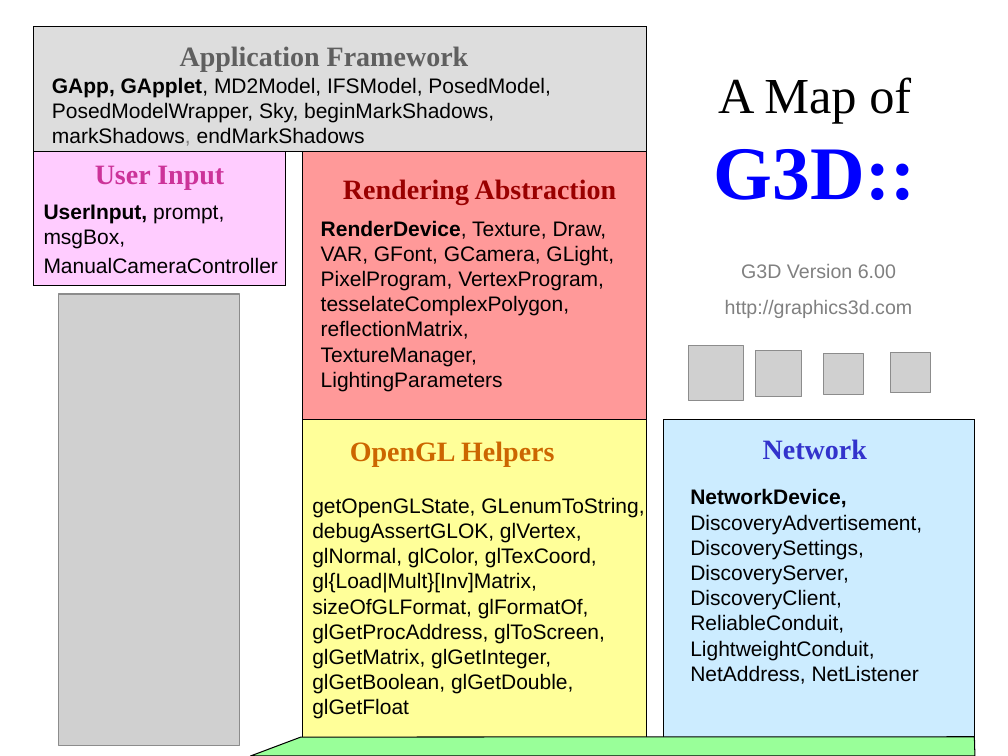
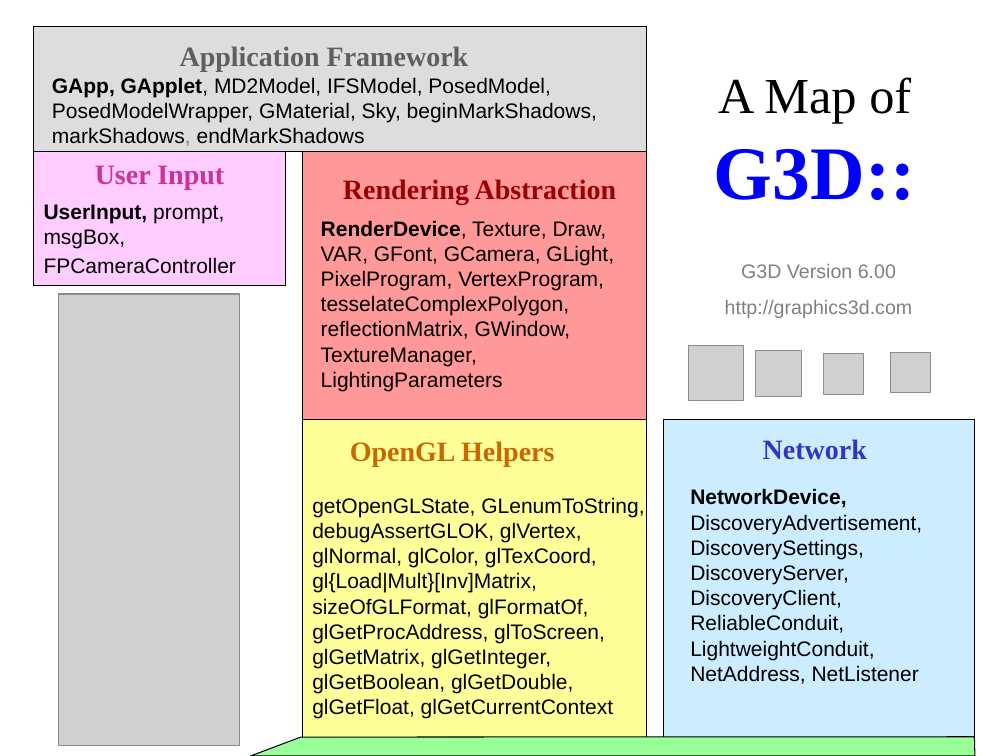
Before and after one commit to luaman/g3d-cpp, a slide deck: slide 1 of source/html/G3D-Map.ppt. Drawn at 1008x756 pixels with LibreOffice and Linux fonts; fonts in the diff are those of the drawing; grey boxes stand for pictures. Boxes give left, top, right and bottom in pixels: in the first picture for what was removed or moved away, otherwise in the second. Text is boxed around its words. In the diff, an @@ line names an element or a change of style, - is before the commit and + after.

Commit message:
GMaterial

```diff
--- a/source/html/G3D-Map.ppt
+++ b/source/html/G3D-Map.ppt
@@ text at box(52, 77, 597, 146): text changed @@
-GApp, GApplet, MD2Model, IFSModel, PosedModel, PosedModelWrapper, Sky, beginMarkShadows, markShadows, endMarkShadows
+GApp, GApplet, MD2Model, IFSModel, PosedModel, PosedModelWrapper, GMaterial, Sky, beginMarkShadows, markShadows, endMarkShadows
@@ text at box(44, 204, 236, 274): text changed @@
-UserInput, prompt, msgBox, ManualCameraController
+UserInput, prompt, msgBox, FPCameraController
@@ text at box(321, 220, 614, 391): text changed @@
-RenderDevice, Texture, Draw, VAR, GFont, GCamera, GLight, PixelProgram, VertexProgram, tesselateComplexPolygon, reflectionMatrix, TextureManager, LightingParameters
+RenderDevice, Texture, Draw, VAR, GFont, GCamera, GLight, PixelProgram, VertexProgram, tesselateComplexPolygon, reflectionMatrix, GWindow, TextureManager, LightingParameters
@@ text at box(312, 497, 644, 719): text changed @@
-getOpenGLState, GLenumToString, debugAssertGLOK, glVertex, glNormal, glColor, glTexCoord, gl{Load|Mult}[Inv]Matrix, sizeOfGLFormat, glFormatOf, glGetProcAddress, glToScreen, glGetMatrix, glGetInteger, glGetBoolean, glGetDouble, glGetFloat
+getOpenGLState, GLenumToString, debugAssertGLOK, glVertex, glNormal, glColor, glTexCoord, gl{Load|Mult}[Inv]Matrix, sizeOfGLFormat, glFormatOf, glGetProcAddress, glToScreen, glGetMatrix, glGetInteger, glGetBoolean, glGetDouble, glGetFloat, glGetCurrentContext
```
Also in this commit, not shown: 11 other files.
